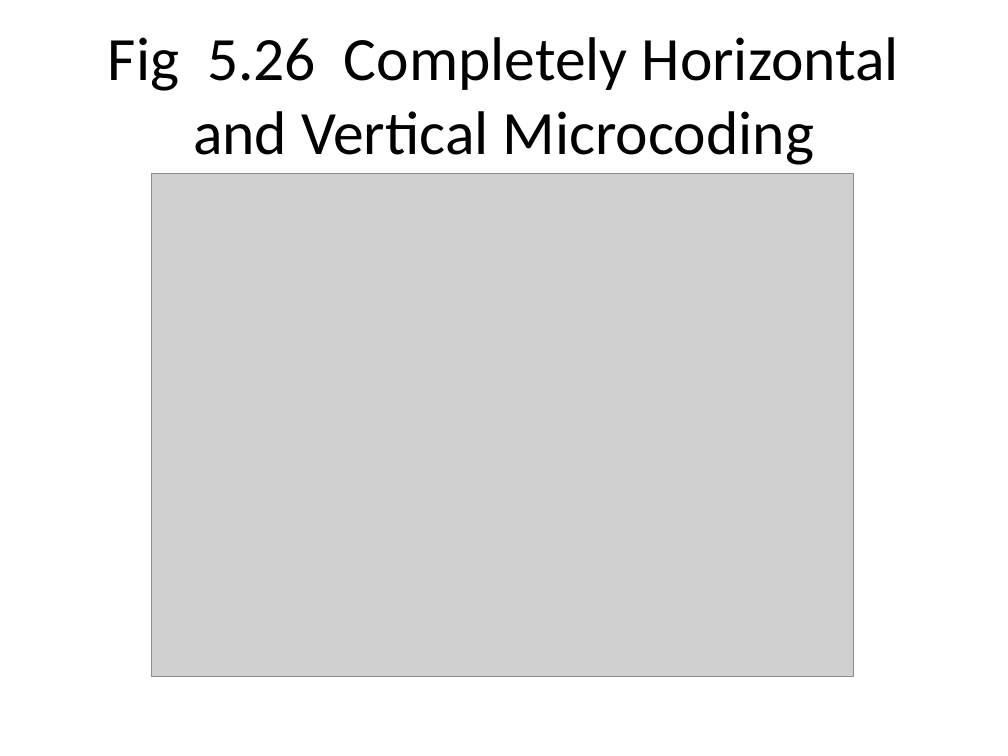
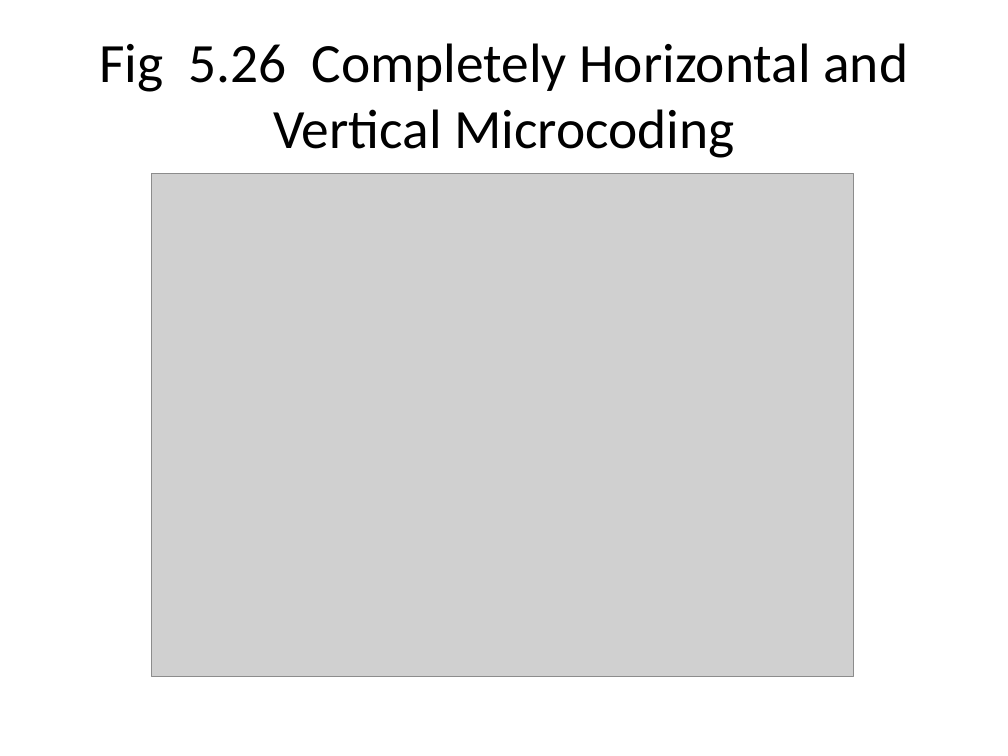
Before and after one commit to GeneralNitin/S4, a slide deck: slide 4 of S4/02. COA/Notes & PPTs/Module 6.2 - Microprogramming - Horizontal & Vertical Micro-instructions.pptx. Drawn at 1008x756 pixels with LibreOffice and Linux fonts; fonts in the diff are those of the drawing; grey boxes stand for pictures. Boxes give left, top, right and bottom in pixels: in the first picture for what was removed or moved away, otherwise in the second. Text is boxed around its words. In the diff, an @@ line names an element or a change of style, - is before the commit and + after.

```diff
--- a/S4/02. COA/Notes & PPTs/Module 6.2 - Microprogramming - Horizontal & Vertical Micro-instructions.pptx
+++ b/S4/02. COA/Notes & PPTs/Module 6.2 - Microprogramming - Horizontal & Vertical Micro-instructions.pptx
@@ title "Fig 5.26 Completely Horizontal and ..." at [99, 43, 908, 158]: size 44 to 39.6 pt @@
```
Also in this commit, not shown: 1 other slide changed, 1 slide added, 36 other files.
